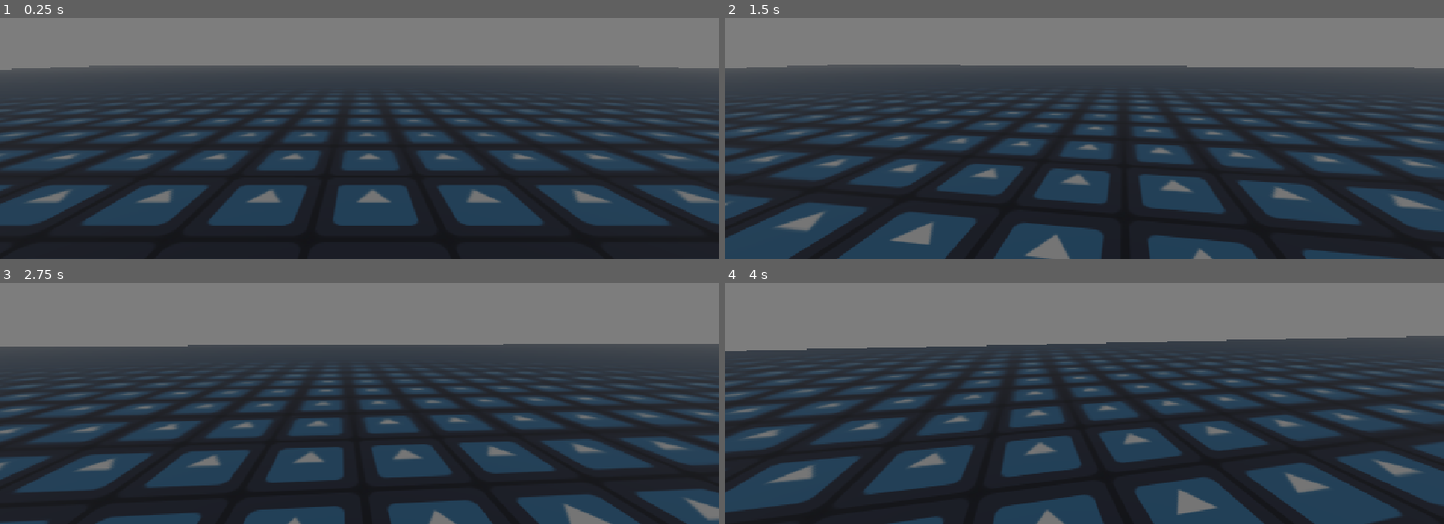
Above: before the commit, frames 1-4 (two rows, left to right).
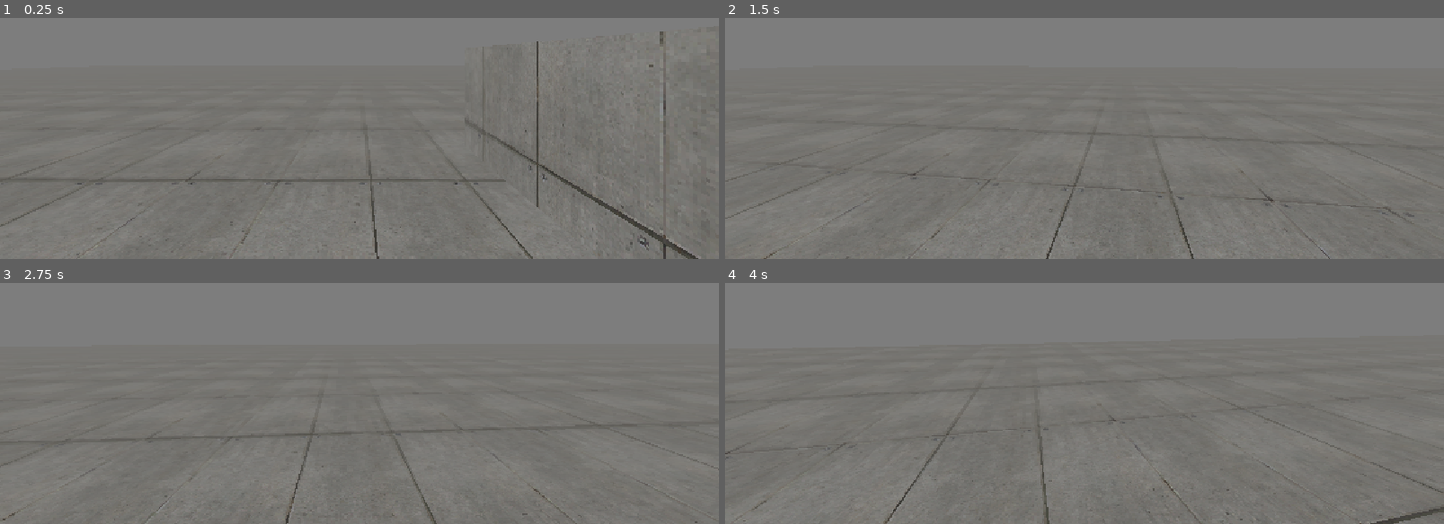
Above: after the commit, the same moments.

Repository: hirqshi/horseshoe
Game: Godot game, scene res://test/movement_test.tscn
Same seed, same stepped clock (60 frames per second), same inputs: the game is played once before the commit and once after it. The project has no main scene, so this scene is started directly. The engine's default icon, where the game draws it, is replaced by a stand-in: a white triangle on a blue panel in a dark square.
Inputs (mouse positions are in pixels of both pictures, inside the frame that each line leads up to):
- Up to frame 1 (0.25 s): no input
- Up to frame 2 (1.5 s): tap Enter at 0.5 s; move the mouse to (1120, 56) at 0.52 s; hold W (move_forward) from 0.53 s (still down); tap Shift (dash) at 0.6 s; tap Space (jump) at 0.77, 1.07 s; tap Ctrl (slide) at 0.8, 1.35 s; move the mouse to (1048, 58) at 1.27 s
- Up to frame 3 (2.75 s): keep holding W (move_forward); tap Space (jump) at 1.52, 1.55, 1.82 s; move the mouse to (373, 314) at 2.02 s; hold Space (jump) from 2.03 s (still down); tap Shift (dash) at 2.3 s
- Up to frame 4 (4 s): keep holding W (move_forward); move the mouse to (1077, 328) at 2.77 s; release Space (jump) at 2.78 s; tap Shift (dash) at 2.85 s; tap Space (jump) at 3.02, 3.32 s; tap Ctrl (slide) at 3.05, 3.6 s; move the mouse to (1134, 326) at 3.52 s; hold Space (jump) from 3.53 s (still down)

The runs differ from the first frame. In frame 1, 79% of the frame differs, in the area x 0-100%, y 5-100%; in frame 2, 78%; in frame 3, 73%; in frame 4, 73%.

Commit message:
movement states

Diff:
--- /dev/null
+++ b/player/movement/movement_context.gd
@@ -0,0 +1,68 @@
+class_name MovementContext
+extends RefCounted
+
+var body: CharacterBody3D
+var view_pivot: Node3D
+var sensors: PlayerSensors
+var config: MovementConfig
+var player_input: PlayerInput
+
+var velocity: Vector3 = Vector3.ZERO
+var is_grounded: bool = false
+var delta: float = 0.0
+var time_s: float = 0.0
+
+func update(
+	new_delta: float,
+	new_time_s: float
+) -> void:
+	delta = new_delta
+	time_s = new_time_s
+	velocity = body.velocity
+	is_grounded = body.is_on_floor()
+
+func get_wish_direction() -> Vector3:
+	if player_input.move.is_zero_approx():
+		return Vector3.ZERO
+
+	var forward: Vector3 = -view_pivot.global_basis.z
+	forward.y = 0.0
+	forward = forward.normalized()
+
+	var right: Vector3 = view_pivot.global_basis.x
+	right.y = 0.0
+	right = right.normalized()
+
+	var direction: Vector3 = (
+		right * player_input.move.x
+		+ forward * -player_input.move.y
+	)
+
+	return direction.normalized()
+
+func get_target_speed_mps() -> float:
+	var forward_input: float = -player_input.move.y
+	var side_input: float = absf(player_input.move.x)
+	var target_speed_mps: float = 0.0
+
+	if forward_input > 0.0:
+		target_speed_mps = config.run_speed_forward_mps * forward_input
+	elif forward_input < 0.0:
+		target_speed_mps = config.run_speed_back_mps * absf(forward_input)
+
+	target_speed_mps = maxf(
+		target_speed_mps,
+		config.run_speed_side_mps * side_input
+	)
+
+	if player_input.is_walk_pressed:
+		target_speed_mps *= config.walk_speed_multiplier
+
+	return target_speed_mps
+
+func get_horizontal_velocity() -> Vector3:
+	return Vector3(velocity.x, 0.0, velocity.z)
+
+func set_horizontal_velocity(horizontal_velocity: Vector3) -> void:
+	velocity.x = horizontal_velocity.x
+	velocity.z = horizontal_velocity.z
--- a/player/movement/movement_motor.gd
+++ b/player/movement/movement_motor.gd
@@ -3,16 +3,33 @@
 
 @export var config: MovementConfig
 @export var view_pivot: Node3D
+@export var sensors: PlayerSensors
+
+@onready var _grounded_state: GroundedLocomotionState = (
+	get_node_or_null("GroundedState") as GroundedLocomotionState
+)
+@onready var _airborne_state: AirborneLocomotionState = (
+	get_node_or_null("AirborneState") as AirborneLocomotionState
+)
 
 var _body: CharacterBody3D
+var _player_input: PlayerInput = PlayerInput.new()
+var _context: MovementContext = MovementContext.new()
+var _active_state: LocomotionState
 
 var _last_grounded_time_s: float = -INF
 var _jump_buffer_until_s: float = -INF
 
 func _ready() -> void:
 	_body = get_parent() as CharacterBody3D
+
 	if _body == null:
 		push_error("MovementMotor must be a child of CharacterBody3D.")
+		set_physics_process(false)
+		return
+
+	if config == null:
+		push_error("MovementMotor requires MovementConfig.")
 		set_physics_process(false)
 		return
 
@@ -21,85 +38,51 @@
 		set_physics_process(false)
 		return
 
-	if config == null:
-		push_error("MovementMotor requires MovementConfig.")
+	if sensors == null:
+		push_error("MovementMotor requires PlayerSensors.")
+		set_physics_process(false)
+		return
+
+	if _grounded_state == null or _airborne_state == null:
+		push_error("MovementMotor requires GroundedState and AirborneState.")
 		set_physics_process(false)
 		return
 
 	_body.floor_max_angle = deg_to_rad(config.max_floor_angle_deg)
 
+	_context.body = _body
+	_context.view_pivot = view_pivot
+	_context.sensors = sensors
+	_context.config = config
+	_context.player_input = _player_input
+
+	_active_state = _grounded_state
+	_active_state.enter(_context)
+
 func _physics_process(delta: float) -> void:
-	var player_input: PlayerInput = PlayerInput.read()
 	var current_time_s: float = Time.get_ticks_msec() * 0.001
 
+	sensors.update_contacts()
+	_player_input.update_from_input()
+	_context.update(delta, current_time_s)
+
 	_update_grounded_time(current_time_s)
-	_update_jump_buffer(player_input, current_time_s)
+	_update_jump_buffer(current_time_s)
 
-	var wish_direction: Vector3 = _get_wish_direction(player_input.move)
+	var next_state_id: StringName = _active_state.physics_tick(_context)
+	_try_consume_jump(current_time_s)
+	_switch_state(next_state_id)
 
-	_apply_vertical_movement(delta)
-	_apply_horizontal_movement(wish_direction, player_input, delta)
-	_try_consume_jump(current_time_s)
-
+	_body.velocity = _context.velocity
 	_body.move_and_slide()
 
 func _update_grounded_time(current_time_s: float) -> void:
-	if _body.is_on_floor():
+	if _context.is_grounded:
 		_last_grounded_time_s = current_time_s
 
-func _update_jump_buffer(
-	player_input: PlayerInput,
-	current_time_s: float
-) -> void:
-	if player_input.is_jump_pressed:
+func _update_jump_buffer(current_time_s: float) -> void:
+	if _player_input.is_jump_pressed:
 		_jump_buffer_until_s = current_time_s + config.jump_buffer_s
-
-func _apply_vertical_movement(delta: float) -> void:
-	if _body.is_on_floor() and _body.velocity.y < 0.0:
-		_body.velocity.y = -0.1
-		return
-
-	_body.velocity.y = maxf(
-		_body.velocity.y - config.gravity_mps2 * delta,
-		-config.terminal_fall_speed_mps
-	)
-
-func _apply_horizontal_movement(
-	wish_direction: Vector3,
-	player_input: PlayerInput,
-	delta: float
-) -> void:
-	var current_horizontal: Vector3 = _get_horizontal_velocity()
-	var target_speed_mps: float = _get_target_speed(player_input)
-	var target_horizontal: Vector3 = wish_direction * target_speed_mps
-
-	var is_grounded: bool = _body.is_on_floor()
-	var has_move_input: bool = not wish_direction.is_zero_approx()
-
-	if not is_grounded:
-		target_horizontal *= config.air_control
-
-	var acceleration_mps2: float = _get_acceleration(
-		is_grounded,
-		has_move_input
-	)
-
-	current_horizontal = current_horizontal.move_toward(
-		target_horizontal,
-		acceleration_mps2 * delta
-	)
-
-	_set_horizontal_velocity(current_horizontal)
-
-func _get_acceleration(is_grounded: bool, has_move_input: bool) -> float:
-	if is_grounded:
-		if has_move_input:
-			return config.ground_acceleration_mps2
-		return config.ground_deceleration_mps2
-
-	if has_move_input:
-		return config.air_acceleration_mps2
-	return config.air_deceleration_mps2
 
 func _try_consume_jump(current_time_s: float) -> void:
 	var has_buffered_jump: bool = current_time_s <= _jump_buffer_until_s
@@ -110,48 +93,28 @@
 	if not has_buffered_jump or not can_coyote_jump:
 		return
 
-	_body.velocity.y = config.jump_speed_mps
+	_context.velocity.y = config.jump_speed_mps
 	_jump_buffer_until_s = -INF
 	_last_grounded_time_s = -INF
 
-func _get_wish_direction(move_input: Vector2) -> Vector3:
-	if move_input.is_zero_approx():
-		return Vector3.ZERO
+func _switch_state(next_state_id: StringName) -> void:
+	if next_state_id.is_empty():
+		return
 
-	var forward: Vector3 = -view_pivot.global_basis.z
-	forward.y = 0.0
-	forward = forward.normalized()
+	var next_state: LocomotionState = _get_state(next_state_id)
+	if next_state == null or next_state == _active_state:
+		return
 
-	var right: Vector3 = view_pivot.global_basis.x
-	right.y = 0.0
-	right = right.normalized()
+	_active_state.exit(_context)
+	_active_state = next_state
+	_active_state.enter(_context)
 
-	var direction: Vector3 = right * move_input.x + forward * -move_input.y
-	return direction.normalized()
-
-func _get_target_speed(player_input: PlayerInput) -> float:
-	var forward_input: float = -player_input.move.y
-	var side_input: float = absf(player_input.move.x)
-	var target_speed_mps: float = 0.0
-
-	if forward_input > 0.0:
-		target_speed_mps = config.run_speed_forward_mps * forward_input
-	elif forward_input < 0.0:
-		target_speed_mps = config.run_speed_back_mps * absf(forward_input)
-
-	target_speed_mps = maxf(
-		target_speed_mps,
-		config.run_speed_side_mps * side_input
-	)
-
-	if player_input.is_walk_pressed:
-		target_speed_mps *= config.walk_speed_multiplier
-
-	return target_speed_mps
-
-func _get_horizontal_velocity() -> Vector3:
-	return Vector3(_body.velocity.x, 0.0, _body.velocity.z)
-
-func _set_horizontal_velocity(horizontal_velocity: Vector3) -> void:
-	_body.velocity.x = horizontal_velocity.x
-	_body.velocity.z = horizontal_velocity.z
+func _get_state(state_id: StringName) -> LocomotionState:
+	match state_id:
+		GroundedLocomotionState.ID:
+			return _grounded_state
+		AirborneLocomotionState.ID:
+			return _airborne_state
+		_:
+			push_error("Unknown locomotion state: %s." % state_id)
+			return null
--- a/player/movement/player_input.gd
+++ b/player/movement/player_input.gd
@@ -1,26 +1,22 @@
 class_name PlayerInput
 extends RefCounted
 
-var move: Vector2
-var is_walk_pressed: bool
-var is_jump_pressed: bool
-var is_jump_held: bool
-var is_slide_pressed: bool
-var is_dash_pressed: bool
+var move: Vector2 = Vector2.ZERO
+var is_walk_pressed: bool = false
+var is_jump_pressed: bool = false
+var is_jump_held: bool = false
+var is_slide_pressed: bool = false
+var is_dash_pressed: bool = false
 
-static func read() -> PlayerInput:
-	var player_input: PlayerInput = PlayerInput.new()
-
-	player_input.move = Input.get_vector(
+func update_from_input() -> void:
+	move = Input.get_vector(
 		"move_left",
 		"move_right",
 		"move_forward",
 		"move_back"
 	)
-	player_input.is_walk_pressed = Input.is_action_pressed("walk")
-	player_input.is_jump_pressed = Input.is_action_just_pressed("jump")
-	player_input.is_jump_held = Input.is_action_pressed("jump")
-	player_input.is_slide_pressed = Input.is_action_just_pressed("slide")
-	player_input.is_dash_pressed = Input.is_action_just_pressed("dash")
-
-	return player_input
+	is_walk_pressed = Input.is_action_pressed("walk")
+	is_jump_pressed = Input.is_action_just_pressed("jump")
+	is_jump_held = Input.is_action_pressed("jump")
+	is_slide_pressed = Input.is_action_just_pressed("slide")
+	is_dash_pressed = Input.is_action_just_pressed("dash")
--- /dev/null
+++ b/player/movement/states/airborne_locomotion_state.gd
@@ -0,0 +1,44 @@
+class_name AirborneLocomotionState
+extends LocomotionState
+
+const ID: StringName = &"airborne"
+const GROUNDED_STATE_ID: StringName = &"grounded"
+
+func physics_tick(context: MovementContext) -> StringName:
+	_apply_vertical_movement(context)
+	_apply_horizontal_movement(context)
+
+	if context.is_grounded:
+		return GROUNDED_STATE_ID
+
+	return &""
+
+func _apply_vertical_movement(context: MovementContext) -> void:
+	context.velocity.y = maxf(
+		context.velocity.y - context.config.gravity_mps2 * context.delta,
+		-context.config.terminal_fall_speed_mps
+	)
+
+func _apply_horizontal_movement(context: MovementContext) -> void:
+	var wish_direction: Vector3 = context.get_wish_direction()
+	var target_horizontal: Vector3 = (
+		wish_direction
+		* context.get_target_speed_mps()
+		* context.config.air_control
+	)
+
+	var has_move_input: bool = not wish_direction.is_zero_approx()
+	var acceleration_mps2: float = (
+		context.config.air_acceleration_mps2
+		if has_move_input
+		else context.config.air_deceleration_mps2
+	)
+
+	var horizontal_velocity: Vector3 = (
+		context.get_horizontal_velocity().move_toward(
+			target_horizontal,
+			acceleration_mps2 * context.delta
+		)
+	)
+
+	context.set_horizontal_velocity(horizontal_velocity)
--- /dev/null
+++ b/player/movement/states/grounded_locomotion_state.gd
@@ -0,0 +1,40 @@
+class_name GroundedLocomotionState
+extends LocomotionState
+
+const ID: StringName = &"grounded"
+const AIRBORNE_STATE_ID: StringName = &"airborne"
+
+func physics_tick(context: MovementContext) -> StringName:
+	_apply_vertical_movement(context)
+	_apply_horizontal_movement(context)
+
+	if not context.is_grounded:
+		return AIRBORNE_STATE_ID
+
+	return &""
+
+func _apply_vertical_movement(context: MovementContext) -> void:
+	if context.velocity.y < 0.0:
+		context.velocity.y = -0.1
+
+func _apply_horizontal_movement(context: MovementContext) -> void:
+	var wish_direction: Vector3 = context.get_wish_direction()
+	var target_horizontal: Vector3 = (
+		wish_direction * context.get_target_speed_mps()
+	)
+
+	var has_move_input: bool = not wish_direction.is_zero_approx()
+	var acceleration_mps2: float = (
+		context.config.ground_acceleration_mps2
+		if has_move_input
+		else context.config.ground_deceleration_mps2
+	)
+
+	var horizontal_velocity: Vector3 = (
+		context.get_horizontal_velocity().move_toward(
+			target_horizontal,
+			acceleration_mps2 * context.delta
+		)
+	)
+
+	context.set_horizontal_velocity(horizontal_velocity)
--- /dev/null
+++ b/player/movement/states/locomotion_state.gd
@@ -0,0 +1,11 @@
+class_name LocomotionState
+extends Node
+
+func enter(_context: MovementContext) -> void:
+	pass
+
+func exit(_context: MovementContext) -> void:
+	pass
+
+func physics_tick(_context: MovementContext) -> StringName:
+	return &""
--- a/player/player.tscn
+++ b/player/player.tscn
@@ -4,6 +4,9 @@
 [ext_resource type="Script" uid="uid://bifr5rt0g3jtu" path="res://player/camera/camera_controller.gd" id="2_yw30f"]
 [ext_resource type="Script" uid="uid://c6s6xtq3w3xs3" path="res://player/movement/movement_motor.gd" id="3_qjkh3"]
 [ext_resource type="Resource" uid="uid://bsfssmv454j38" path="res://data/movement/default_movement_config.tres" id="4_yw30f"]
+[ext_resource type="Script" uid="uid://bbnjlu8xn4wx3" path="res://player/movement/states/grounded_locomotion_state.gd" id="5_boad6"]
+[ext_resource type="Script" uid="uid://cpw6cl28g505q" path="res://player/sensors/player_sensors.gd" id="5_qjkh3"]
+[ext_resource type="Script" uid="uid://bgrcyb2s8mgwb" path="res://player/movement/states/airborne_locomotion_state.gd" id="6_rgyib"]
 
 [sub_resource type="CapsuleShape3D" id="CapsuleShape3D_6m30h"]
 radius = 0.205
@@ -12,6 +15,9 @@
 [node name="Player" type="CharacterBody3D" unique_id=361433541]
 script = ExtResource("1_g1dw6")
 
+[node name="CollisionShape3D" type="CollisionShape3D" parent="." unique_id=1632523810]
+shape = SubResource("CapsuleShape3D_6m30h")
+
 [node name="Head" type="Node3D" parent="." unique_id=1139077187]
 transform = Transform3D(1, 0, 0, 0, 1, 0, 0, 0, 1, 0, 0.5164577, 0)
 script = ExtResource("2_yw30f")
@@ -19,10 +25,17 @@
 
 [node name="Camera3D" type="Camera3D" parent="Head" unique_id=2116220637]
 
-[node name="MovementMotor" type="Node" parent="." unique_id=2105785744 node_paths=PackedStringArray("view_pivot")]
+[node name="MovementMotor" type="Node" parent="." unique_id=2105785744 node_paths=PackedStringArray("view_pivot", "sensors")]
 script = ExtResource("3_qjkh3")
 config = ExtResource("4_yw30f")
 view_pivot = NodePath("../Head")
+sensors = NodePath("../PlayerSensors")
 
-[node name="CollisionShape3D" type="CollisionShape3D" parent="." unique_id=1632523810]
-shape = SubResource("CapsuleShape3D_6m30h")
+[node name="GroundedState" type="Node" parent="MovementMotor" unique_id=524861878]
+script = ExtResource("5_boad6")
+
+[node name="AirborneState" type="Node" parent="MovementMotor" unique_id=1317175401]
+script = ExtResource("6_rgyib")
+
+[node name="PlayerSensors" type="Node" parent="." unique_id=1562123672]
+script = ExtResource("5_qjkh3")
--- /dev/null
+++ b/player/sensors/player_sensors.gd
@@ -0,0 +1,107 @@
+class_name PlayerSensors
+extends Node
+
+@export_category("collision")
+@export var traversal_collision_mask: int = 1
+
+@export_category("wall probe")
+@export var wall_probe_height_m: float = 1.1
+@export var wall_probe_distance_m: float = 0.7
+@export_range(0.0, 1.0, 0.01) var max_wall_normal_y: float = 0.2
+
+var _body: CharacterBody3D
+var _left_wall: WallContact = WallContact.new()
+var _right_wall: WallContact = WallContact.new()
+
+func _ready() -> void:
+	_body = get_parent() as CharacterBody3D
+
+	if _body == null:
+		push_error("PlayerSensors must be a child of CharacterBody3D.")
+		set_process(false)
+
+func update_contacts() -> void:
+	if _body == null:
+		return
+
+	_left_wall = _query_wall(WallContact.Side.LEFT)
+	_right_wall = _query_wall(WallContact.Side.RIGHT)
+
+func get_left_wall() -> WallContact:
+	return _left_wall
+
+func get_right_wall() -> WallContact:
+	return _right_wall
+
+func get_best_wall() -> WallContact:
+	if _left_wall.is_valid() and _right_wall.is_valid():
+		if _left_wall.distance_m <= _right_wall.distance_m:
+			return _left_wall
+		return _right_wall
+
+	if _left_wall.is_valid():
+		return _left_wall
+
+	return _right_wall
+
+func _query_wall(side: int) -> WallContact:
+	var origin: Vector3 = (
+		_body.global_position
+		+ Vector3.UP * wall_probe_height_m
+	)
+
+	var direction: Vector3 = _get_side_direction(side)
+	var hit: Dictionary = _raycast(
+		origin,
+		origin + direction * wall_probe_distance_m
+	)
+
+	if hit.is_empty():
+		return WallContact.new()
+
+	var normal: Vector3 = hit["normal"]
+	if absf(normal.y) > max_wall_normal_y:
+		return WallContact.new()
+
+	var collider: CollisionObject3D = hit["collider"] as CollisionObject3D
+	if collider == null:
+		return WallContact.new()
+
+	var contact: WallContact = WallContact.new()
+	contact.side = side
+	contact.point = hit["position"]
+	contact.normal = normal
+	contact.distance_m = origin.distance_to(contact.point)
+	contact.collider = collider
+
+	return contact
+
+func _get_side_direction(side: int) -> Vector3:
+	var right: Vector3 = _body.global_basis.x
+	right.y = 0.0
+	right = right.normalized()
+
+	if side == WallContact.Side.LEFT:
+		return -right
+
+	return right
+
+func _raycast(from: Vector3, to: Vector3) -> Dictionary:
+	var query: PhysicsRayQueryParameters3D = (
+		PhysicsRayQueryParameters3D.create(
+			from,
+			to,
+			traversal_collision_mask,
+			[_body.get_rid()]
+		)
+	)
+
+	query.collide_with_areas = false
+	query.collide_with_bodies = true
+	query.hit_from_inside = false
+
+	var space_state: PhysicsDirectSpaceState3D = (
+		_body.get_world_3d().direct_space_state
+	)
+
+	return space_state.intersect_ray(query)
--- /dev/null
+++ b/player/sensors/wall_contact.gd
@@ -0,0 +1,17 @@
+class_name WallContact
+extends RefCounted
+
+enum Side {
+	NONE,
+	LEFT,
+	RIGHT,
+}
+
+var side: int = Side.NONE
+var point: Vector3 = Vector3.ZERO
+var normal: Vector3 = Vector3.ZERO
+var distance_m: float = INF
+var collider: CollisionObject3D
+
+func is_valid() -> bool:
+	return side != Side.NONE and is_instance_valid(collider)
--- a/test/movement_test.tscn
+++ b/test/movement_test.tscn
@@ -1,19 +1,21 @@
 [gd_scene format=3 uid="uid://bgtu17lf4f73j"]
 
-[ext_resource type="Texture2D" uid="uid://dqpj01i272cuv" path="res://icon.svg" id="1_626n2"]
+[ext_resource type="Texture2D" uid="uid://1f5e2w0qf40k" path="res://assets/textures/world/concrete1_albedo.png" id="1_626n2"]
 [ext_resource type="PackedScene" uid="uid://cefvnebo88nnh" path="res://player/player.tscn" id="2_3rtru"]
 
 [sub_resource type="Environment" id="Environment_ioc36"]
 background_mode = 1
 background_color = Color(0.46, 0.46, 0.46, 1)
+background_energy_multiplier = 3.45
 ambient_light_color = Color(0.69, 0.69, 0.69, 1)
-ambient_light_energy = 3.18
 fog_enabled = true
 fog_light_color = Color(0.49, 0.49, 0.49, 1)
 
 [sub_resource type="StandardMaterial3D" id="StandardMaterial3D_6m30h"]
 albedo_texture = ExtResource("1_626n2")
+uv1_scale = Vector3(0.255, 0.255, 0.255)
 uv1_triplanar = true
+texture_filter = 2
 
 [node name="MovementTest" type="Node3D" unique_id=46126002]
 
@@ -26,5 +28,23 @@
 size = Vector3(80, 0.671, 80)
 material = SubResource("StandardMaterial3D_6m30h")
 
+[node name="CSGBox3D2" type="CSGBox3D" parent="." unique_id=2097932927]
+transform = Transform3D(1, 0, 0, 0, 1, 0, 0, 0, 1, 2.9639282, -3.3754904, 0.951416)
+use_collision = true
+size = Vector3(4.0721436, 10, 10)
+material = SubResource("StandardMaterial3D_6m30h")
+
+[node name="CSGBox3D3" type="CSGBox3D" parent="." unique_id=165814567]
+transform = Transform3D(1, 0, 0, 0, 1, 0, 0, 0, 1, 10.410672, -3.036135, -0.3322754)
+use_collision = true
+size = Vector3(4.0721436, 10.678711, 7.432617)
+material = SubResource("StandardMaterial3D_6m30h")
+
+[node name="CSGBox3D4" type="CSGBox3D" parent="." unique_id=1776682055]
+transform = Transform3D(1, 0, 0, 0, 1, 0, 0, 0, 1, 9.114499, -3.036135, 9.737734)
+use_collision = true
+size = Vector3(6.6644897, 10.678711, 7.432617)
+material = SubResource("StandardMaterial3D_6m30h")
+
 [node name="Player" parent="." unique_id=361433541 instance=ExtResource("2_3rtru")]
 transform = Transform3D(1, 0, 0, 0, 1, 0, 0, 0, 1, -0.6292188, 1.4805316, -0.14548302)
Binary file added: assets/textures/world/concrete1_albedo.png
Not shown, added: assets/textures/world/concrete1_albedo.png.import
Not shown, added: player/movement/movement_context.gd.uid
Not shown, added: player/movement/states/airborne_locomotion_state.gd.uid
Not shown, added: player/movement/states/grounded_locomotion_state.gd.uid
Not shown, added: player/movement/states/locomotion_state.gd.uid
Not shown, added: player/sensors/player_sensors.gd.uid
Not shown, added: player/sensors/wall_contact.gd.uid
